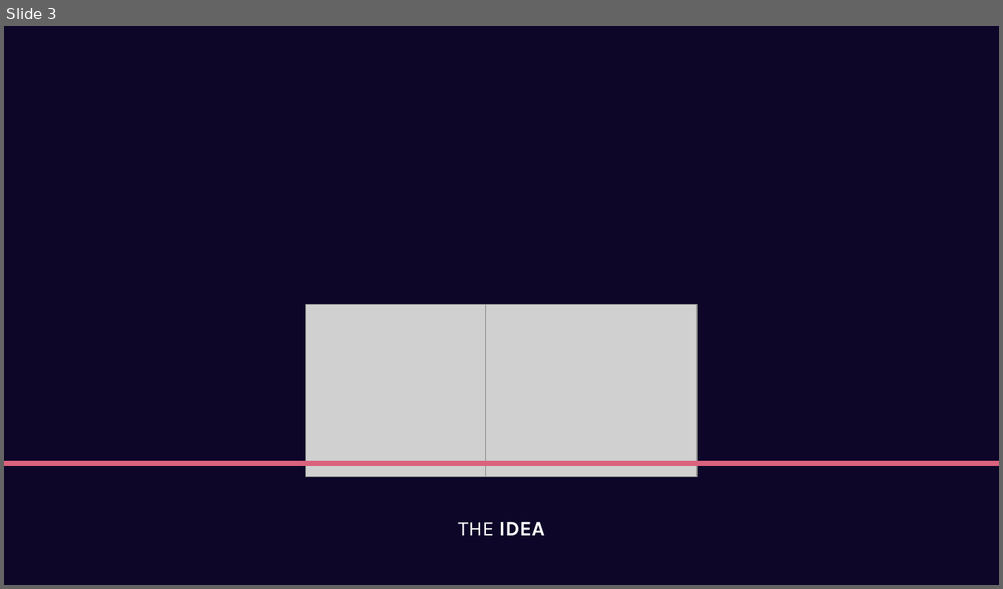
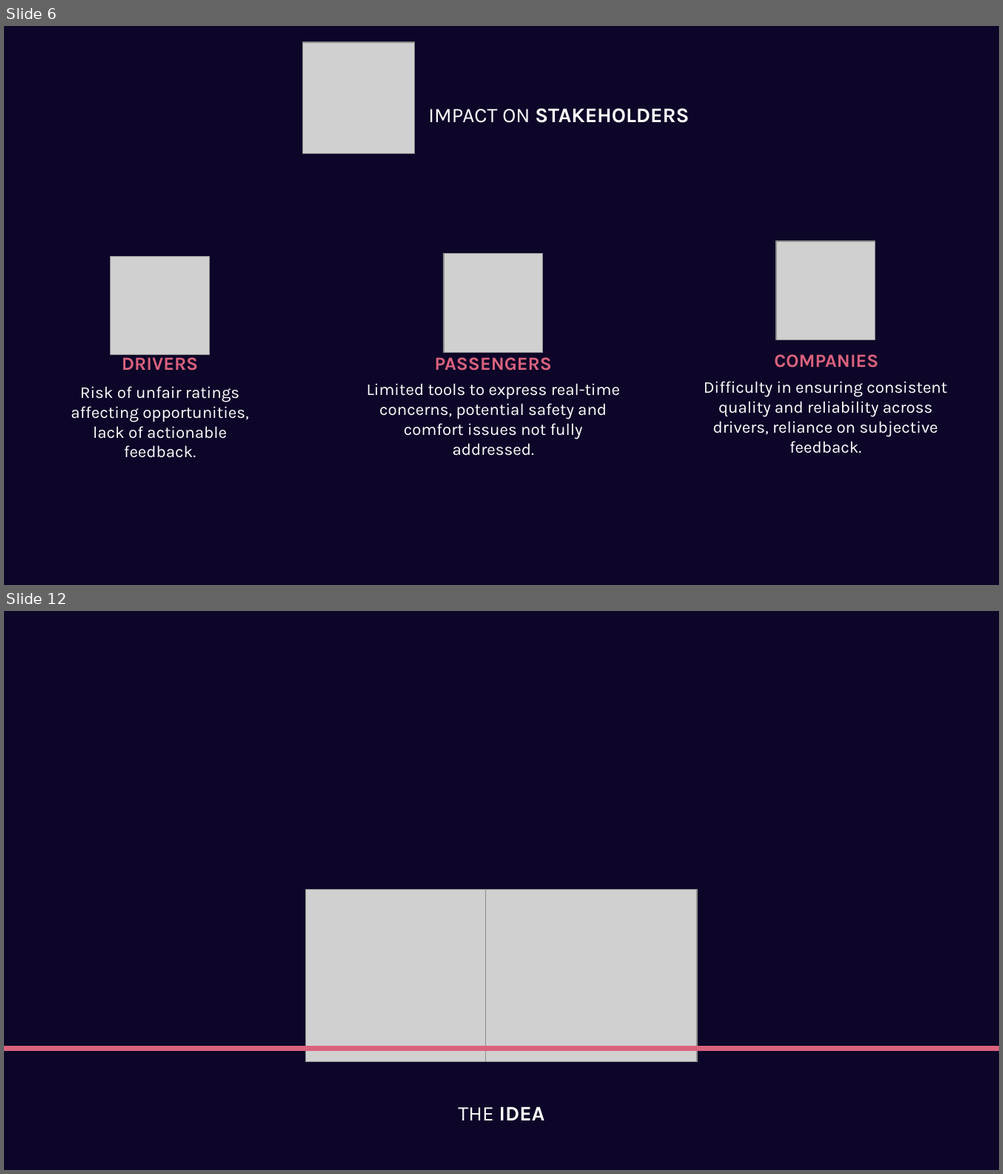
Before and after one commit to GiuseppeSoriano/MoodPilot, a slide deck: Idea/Idea_Presentation.pptx. Shown one above the other, each under a label of ours: slide 3 before the commit, slides 6 and 12 after it; the slides between them are not shown. The pictures are 1003x589 and 1003x1174 pixels, drawn with LibreOffice and Linux fonts; fonts in the diff are those of the drawing; grey boxes stand for pictures. Boxes give left, top, right and bottom in pixels: in the first picture for what was removed or moved away, otherwise in the second. Text is boxed around its words. In the diff, an @@ line names an element or a change of style, - is before the commit and + after.

```diff
--- a/Idea/Idea_Presentation.pptx
+++ b/Idea/Idea_Presentation.pptx
@@ slide 6 added at bbox=[4, 26, 999, 585], background #0D0628 @@
@@ picture added at bbox=[303, 42, 415, 154] @@
@@ text added at bbox=[428, 108, 688, 123], 20 pt, text #FFFFFF, bold @@
+IMPACT ON STAKEHOLDERS
@@ picture added at bbox=[777, 241, 876, 340] @@
@@ picture added at bbox=[111, 257, 210, 356] @@
@@ picture added at bbox=[444, 254, 543, 353] @@
@@ text added at bbox=[122, 353, 198, 371], 18 pt, text #DA627D, bold @@
+DRIVERS
@@ text added at bbox=[435, 358, 552, 371], 18 pt, text #DA627D, bold @@
+PASSENGERS
@@ text added at bbox=[774, 355, 878, 368], 18 pt, text #DA627D, bold @@
+COMPANIES
@@ text added at bbox=[71, 386, 249, 439], 16 pt, text #FFFFFF @@
+Risk of unfair ratings affecting opportunities, lack of actionable feedback.
@@ text added at bbox=[367, 383, 620, 440], 16 pt, text #FFFFFF @@
+Limited tools to express real-time concerns, potential safety and comfort issues not fully addressed.
@@ text added at bbox=[703, 381, 947, 437], 16 pt, text #FFFFFF @@
+Difficulty in ensuring consistent quality and reliability across drivers, reliance on subjective feedback.
@@ what was slide 3 is now slide 12 @@
```
Also in this commit, not shown: 5 slides changed, 8 other slides added, 4 slides removed, 4 other files.
